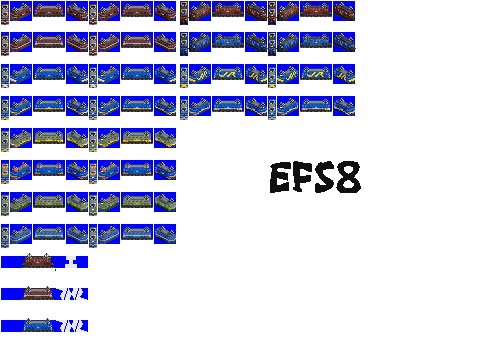
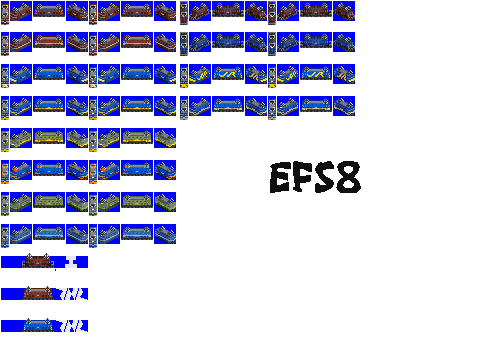
Comparing the layer stacks of the two (500, 361) images. Changes:
painted on "Pasted Layer" over [24, 295, 52, 297]
added layer "Pasted Layer #3" above "Old shape" over [180, 32, 355, 56]
painted on "Old shape" over [22, 1, 356, 266]
